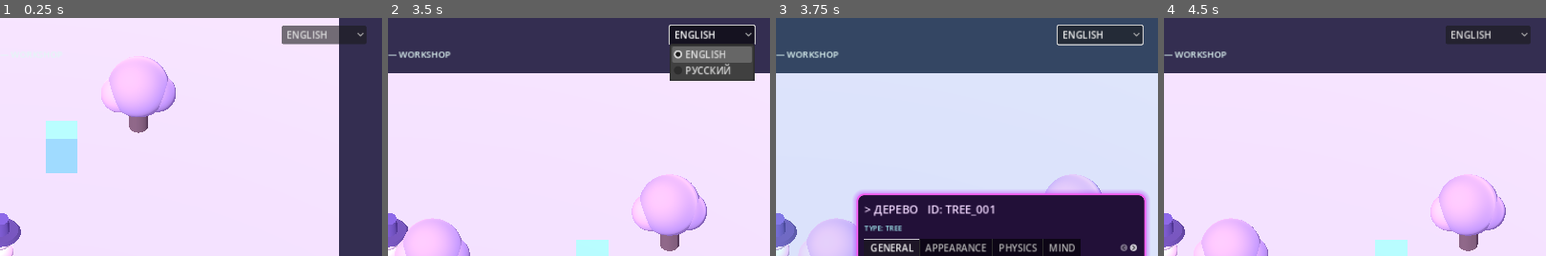
Above: before the commit, frames 1-4 (left to right).
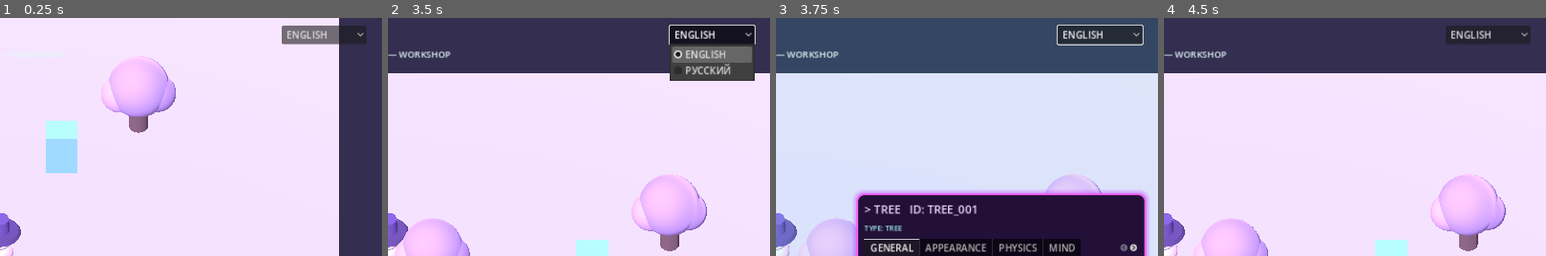
Above: after the commit, the same moments.

Repository: 0ri-space-cat/luna-dev-mode
Game: Godot game, scene res://scenes/main.tscn
Same seed, same stepped clock (60 frames per second), same inputs: the game is played once before the commit and once after it.
Inputs (mouse positions are % of the whole screen's width and height, from its top left):
- Up to frame 1 (0.25 s): no input
- Up to frame 2 (3.5 s): click "ENGLISH" at 0.5 s; tap Enter at 1.25 s; move the mouse to (45, 70) at 1.27 s; hold W (move_forward) 1.28-2 s; tap 1 at 1.35 s; click (45, 70) at 1.42 s; drag from (80, 65) to (45, 70) at 2.02 s; tap Space at 2.75 s; move the mouse to (20, 35) at 2.77 s; hold A (move_left) from 2.78 s (still down); tap Tab at 2.85 s
- Up to frame 3 (3.75 s): release A (move_left) at 3.5 s; drag from (55, 50) to (20, 35) at 3.52 s
- Up to frame 4 (4.5 s): click "✓ DONE [ESC]" at 4.25 s
The pictures show only the part of the screen within x 50-100%, y 0-50%; the shares and areas given below are measured in that part.

Frames 1-2 are identical in both runs. In frame 3, 0.9% of the frame differs, in the area x 25-58%, y 78-84%; in frame 4, nothing differs.

Commit message:
fix: localize object names in inspector title while keeping stable IDs

Diff:
--- a/scripts/hack_editor.gd
+++ b/scripts/hack_editor.gd
@@ -131,7 +131,7 @@
 func _update_identity() -> void:
 	if not is_instance_valid(target) or not is_instance_valid(title_label):
 		return
-	title_label.text = "> %s   ID: %s" % [str(target.record.display_name).to_upper(), str(target.record.id).to_upper()]
+	title_label.text = "> %s   ID: %s" % [ui_language.translated(str(target.record.display_name)).to_upper(), str(target.record.id).to_upper()]
 	type_label.text = "TYPE: %s" % str(target.record.category).to_upper()
 
 
